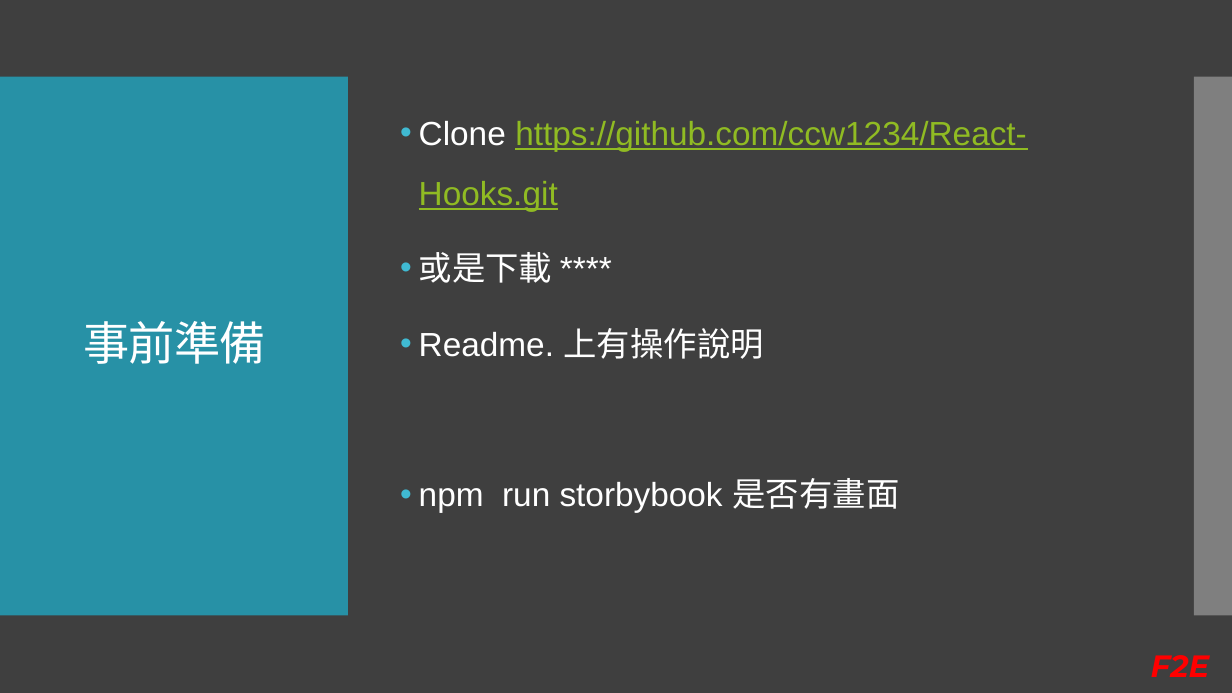
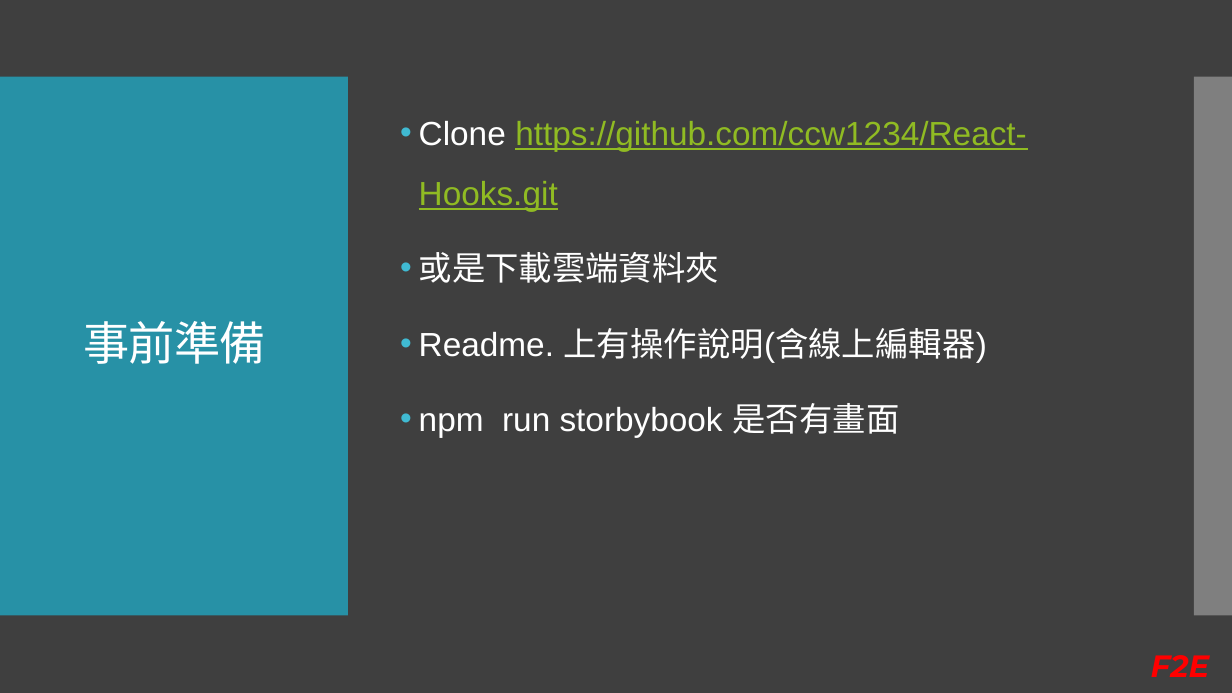
Before and after one commit to Kader-coder/React-Hooks, a slide deck: slide 2 of PPT/React Hooks &.pptx. Drawn at 1232x693 pixels with LibreOffice and Linux fonts; fonts in the diff are those of the drawing. Boxes give left, top, right and bottom in pixels: in the first picture for what was removed or moved away, otherwise in the second. Text is boxed around its words. In the diff, an @@ line names an element or a change of style, - is before the commit and + after.

Commit message:
1~50

```diff
--- a/PPT/React Hooks &.pptx
+++ b/PPT/React Hooks &.pptx
@@ text at [419, 252, 987, 363]: text changed @@
-• 或是下載 ****
-• Readme. 上有操作說明
+• 或是下載雲端資料夾
+• Readme. 上有操作說明(含線上編輯器)
```
Also in this commit, not shown: 2 other slides changed, 1 slide added.
